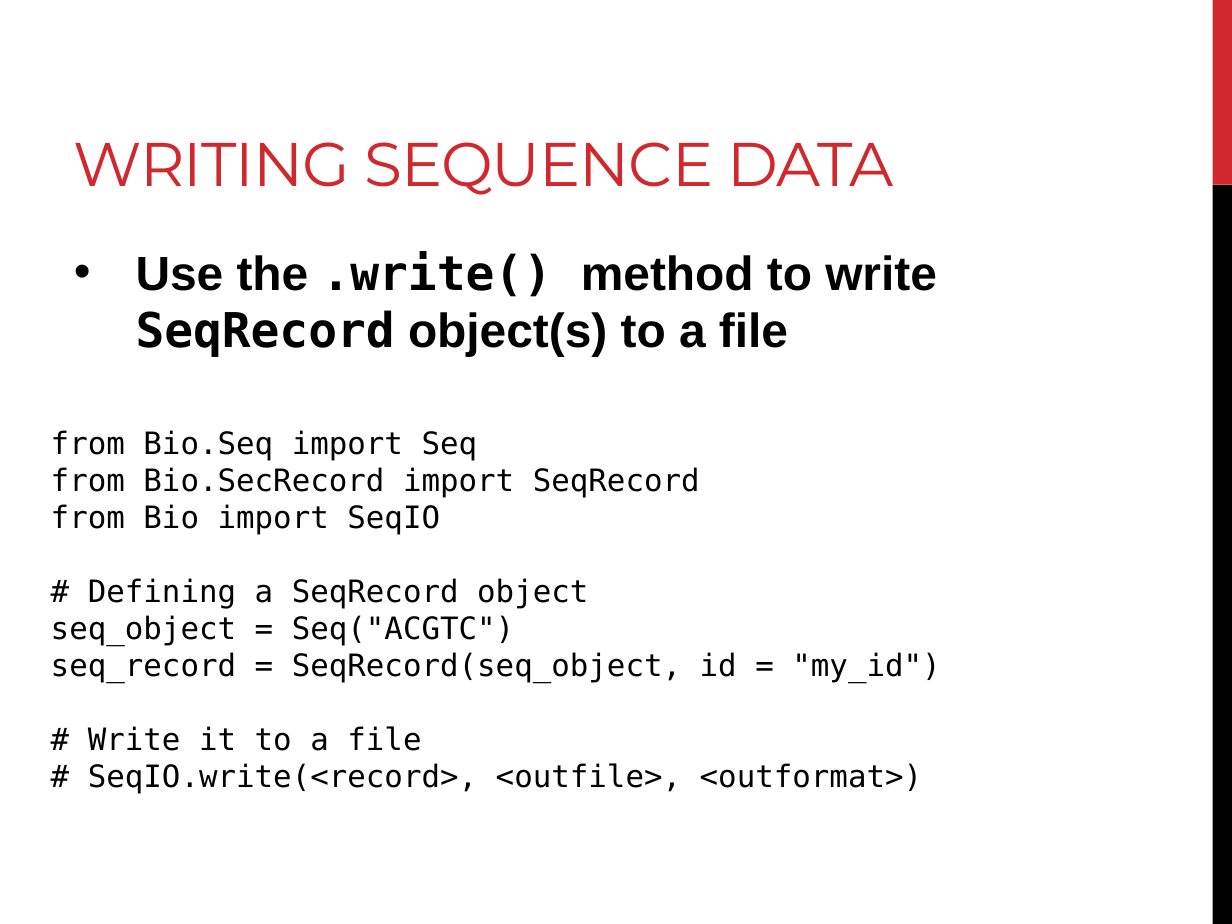
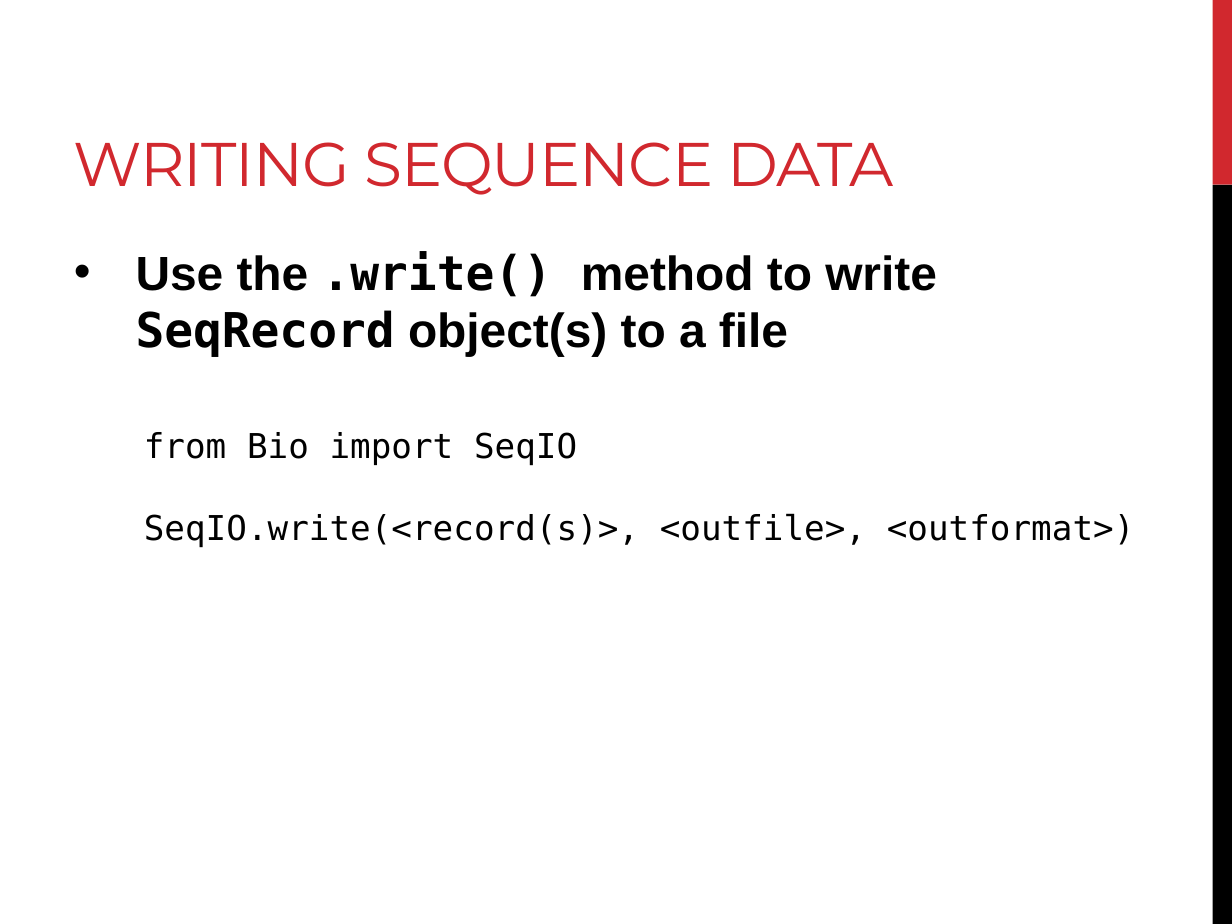
Before and after one commit to BjornFJohansson/ccbb_bigdata2015_python, a slide deck: slide 37 of slides/day4_slides.pptx (slide 31 before the commit). Drawn at 1232x924 pixels with LibreOffice and Linux fonts; fonts in the diff are those of the drawing. Boxes give left, top, right and bottom in pixels: in the first picture for what was removed or moved away, otherwise in the second. Text is boxed around its words. In the diff, an @@ line names an element or a change of style, - is before the commit and + after.

```diff
--- a/slides/day4_slides.pptx
+++ b/slides/day4_slides.pptx
@@ text "from Bio import SeqIO": place and size @@
-text "from Bio import SeqIO" at (51, 430, 940, 794)
+text "from Bio import SeqIO" at (144, 432, 1135, 548)
@@ text at (51, 430, 700, 498): paragraphs removed @@
-from Bio.Seq import Seq
-from Bio.SecRecord import SeqRecord
@@ text at (144, 432, 577, 466): size 18 to 20 pt in "from Bio import SeqIO" @@
@@ text at (144, 513, 1135, 548): text changed; size 18 to 20 pt @@
-# Defining a SeqRecord object
-seq_object = Seq("ACGTC")
-seq_record = SeqRecord(seq_object, id = "my_id")
-# Write it to a file
-# SeqIO.write(<record>, <outfile>, <outformat>)
+SeqIO.write(<record(s)>, <outfile>, <outformat>)
```
Also in this commit, not shown: 18 other slides changed, 10 slides added, 5 slides removed, 3 other files.
